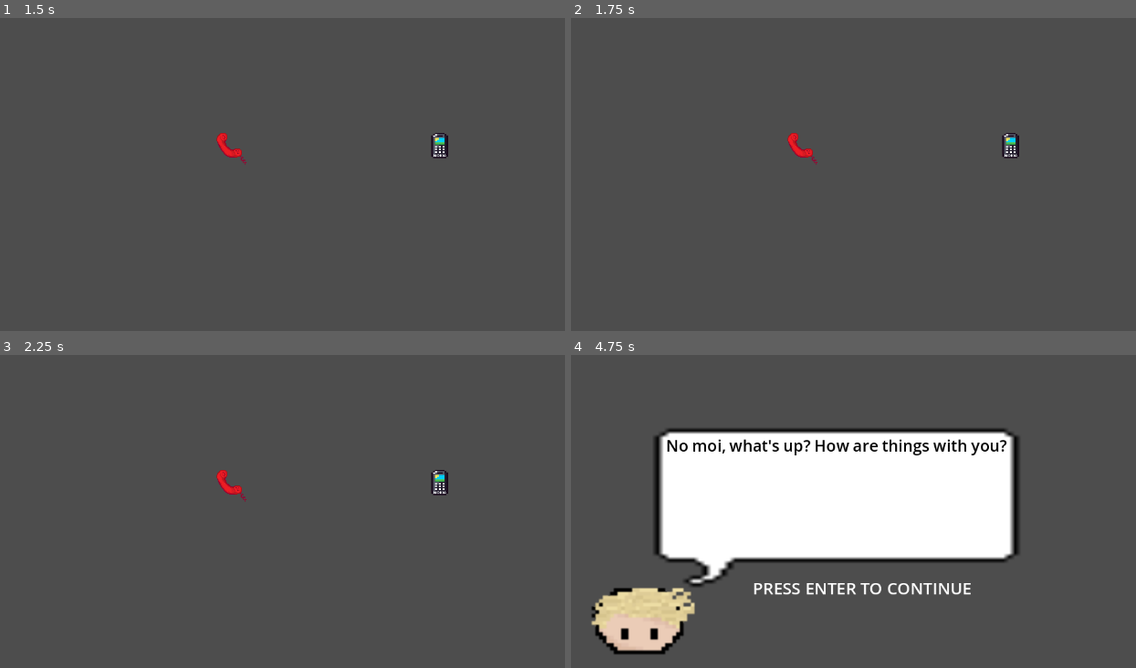
Above: before the commit, frames 1-4 (two rows, left to right).
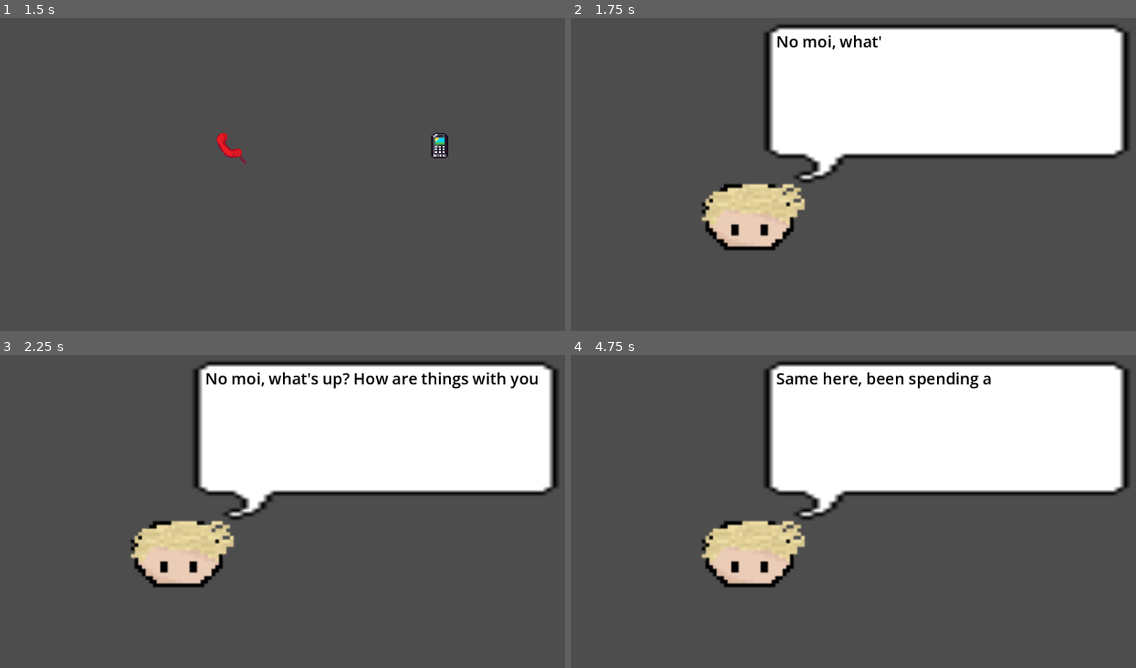
Above: after the commit, the same moments.

Repository: Orozon64/The-Sauna-Pact
Game: Godot game, scene res://scenes/main_menu.tscn
Two runs of this game, one before a commit and one after it. Both use one fixed random seed, a clock stepped at 60 frames per second and the inputs below.
Inputs:
- Up to frame 1 (1.5 s): click "Play" at 0.5 s; tap Enter (advance_dialogue) at 1.25 s; hold D (move_right) from 1.28 s (still down); tap E (item_interact) at 1.35 s
- Up to frame 2 (1.75 s): keep holding D (move_right)
- Up to frame 3 (2.25 s): tap Space at 2 s; release D (move_right) at 2.03 s; hold S (move_down) from 2.03 s (still down); tap Enter (advance_dialogue) at 2.1 s
- Up to frame 4 (4.75 s): tap E (item_interact) at 2.3, 2.85, 3.6, 4.55 s; tap Enter (advance_dialogue) at 2.75, 4.25, 4.35 s; release S (move_down) at 2.78 s; hold D (move_right) 2.78-3.53 s; hold W (move_up) 3.53-4.28 s; hold A (move_left) from 4.28 s (still down)

Frame 1 is identical in both runs. In frame 2, 30% of the frame differs, in the area x 23-99%, y 2-75%; in frame 3, 30%; in frame 4, 43%, in the area x 3-99%, y 2-96%.

Commit message:
more work on item pick up; added more scene transitions

Diff:
--- a/scenes/dialogue_window.tscn
+++ b/scenes/dialogue_window.tscn
@@ -37,7 +37,7 @@
 "speed": 5.0
 }]
 
-[node name="Control" type="Control" unique_id=1013493677]
+[node name="DialogueControl" type="Control" unique_id=1013493677]
 layout_mode = 3
 anchors_preset = 8
 anchor_left = 0.5
@@ -77,6 +77,7 @@
 animation = &"RudolfTalk"
 
 [node name="AdvanceTipLabel" type="Label" parent="." unique_id=16277458]
+visible = false
 layout_mode = 0
 offset_left = -86.0
 offset_top = 52.0
--- a/scenes/finnish_map.tscn
+++ b/scenes/finnish_map.tscn
@@ -8,6 +8,7 @@
 [ext_resource type="PackedScene" uid="uid://dsb1n48yjysol" path="res://scenes/stones.tscn" id="6_et5ik"]
 [ext_resource type="PackedScene" uid="uid://dlah7vce3xvpw" path="res://scenes/furnace.tscn" id="7_u3hsj"]
 [ext_resource type="Texture2D" uid="uid://cf1ay00jcm2u8" path="res://images/placeholders/construction_site.png" id="8_mbhtb"]
+[ext_resource type="Texture2D" uid="uid://c4r4dxcfcy4iw" path="res://images/sprites/caveEntrance.png" id="9_3r76t"]
 
 [sub_resource type="TileSetAtlasSource" id="TileSetAtlasSource_et5ik"]
 texture = ExtResource("5_innq6")
@@ -25,6 +26,9 @@
 
 [sub_resource type="RectangleShape2D" id="RectangleShape2D_mbhtb"]
 size = Vector2(105, 106)
+
+[sub_resource type="RectangleShape2D" id="RectangleShape2D_3r76t"]
+size = Vector2(55, 40)
 
 [node name="FinnishRootNode" type="Node2D" unique_id=1442898411]
 script = ExtResource("1_c8lps")
@@ -49,7 +53,7 @@
 shape = SubResource("RectangleShape2D_mbhtb")
 
 [node name="WoodArea" parent="." unique_id=616569336 instance=ExtResource("2_avsef")]
-position = Vector2(341, 333)
+position = Vector2(341, 283)
 scale = Vector2(0.49661088, 0.49661088)
 script = ExtResource("3_f626w")
 
@@ -58,8 +62,18 @@
 script = ExtResource("3_f626w")
 
 [node name="FurnaceArea" parent="." unique_id=1491667833 instance=ExtResource("7_u3hsj")]
-position = Vector2(463, 241)
+position = Vector2(214, 157)
 script = ExtResource("3_f626w")
 
 [node name="FinnCharacter" parent="." unique_id=486509689 instance=ExtResource("1_sn4dv")]
 motion_mode = 1
+
+[node name="Area2D" type="Area2D" parent="." unique_id=2073674509]
+position = Vector2(548, 172)
+
+[node name="Sprite2D" type="Sprite2D" parent="Area2D" unique_id=285204869]
+texture = ExtResource("9_3r76t")
+
+[node name="CollisionShape2D" type="CollisionShape2D" parent="Area2D" unique_id=521637270]
+position = Vector2(-3.5, 3)
+shape = SubResource("RectangleShape2D_3r76t")
--- a/scenes/intro_scene.tscn
+++ b/scenes/intro_scene.tscn
@@ -1,7 +1,6 @@
 [gd_scene format=3 uid="uid://dy07kj4gdjrs0"]
 
 [ext_resource type="Script" uid="uid://c870svib6gnu3" path="res://scripts/intro_scene.gd" id="1_jkhwn"]
-[ext_resource type="PackedScene" uid="uid://1i5vnxbi5l12" path="res://scenes/dialogue_window.tscn" id="1_xmg1o"]
 [ext_resource type="Texture2D" uid="uid://bkc4tp8b07cto" path="res://images/sprites/PolskiPhone.png" id="2_0y5sa"]
 [ext_resource type="Texture2D" uid="uid://k7ptyfc5jhw8" path="res://images/sprites/FinFinPhone.png" id="3_gsw8x"]
 
@@ -30,12 +29,6 @@
 [node name="IntroScene" type="Node2D" unique_id=975035797]
 script = ExtResource("1_jkhwn")
 
-[node name="DialogueControl" parent="." unique_id=1013493677 instance=ExtResource("1_xmg1o")]
-offset_left = 402.0
-offset_top = 430.0
-offset_right = 402.0
-offset_bottom = 430.0
-
 [node name="PolishPhoneSprite" type="AnimatedSprite2D" parent="." unique_id=645759387]
 position = Vector2(392, 331)
 sprite_frames = SubResource("SpriteFrames_gsw8x")
--- a/scenes/main_menu.tscn
+++ b/scenes/main_menu.tscn
@@ -32,3 +32,5 @@
 visible = false
 layout_mode = 2
 text = "Return"
+
+[node name="Sprite2D" type="Sprite2D" parent="." unique_id=782590493]
--- a/scenes/polish_map.tscn
+++ b/scenes/polish_map.tscn
@@ -8,6 +8,9 @@
 [ext_resource type="Texture2D" uid="uid://bl8sf0rgv7wxc" path="res://images/placeholders/tilemap_placeholder.png" id="6_5flhr"]
 [ext_resource type="PackedScene" uid="uid://b5d4fabfah5by" path="res://scenes/oil.tscn" id="7_167yp"]
 [ext_resource type="PackedScene" uid="uid://cr2j1mv1snm6q" path="res://scenes/lavender.tscn" id="8_6qxas"]
+[ext_resource type="Texture2D" uid="uid://o5dowhtvpp1b" path="res://images/sprites/Airport.png" id="9_xpv0b"]
+[ext_resource type="Texture2D" uid="uid://buxip6hvbpm6k" path="res://images/sprites/Plane.png" id="10_dq56n"]
+[ext_resource type="Texture2D" uid="uid://b51nhl47r8lvc" path="res://images/sprites/Casino.png" id="11_d0c66"]
 
 [sub_resource type="TileSetAtlasSource" id="TileSetAtlasSource_167yp"]
 texture = ExtResource("6_5flhr")
@@ -28,6 +31,12 @@
 physics_layer_0/collision_layer = 1
 sources/1 = SubResource("TileSetAtlasSource_167yp")
 
+[sub_resource type="RectangleShape2D" id="RectangleShape2D_xpv0b"]
+size = Vector2(129, 96)
+
+[sub_resource type="RectangleShape2D" id="RectangleShape2D_u03f7"]
+size = Vector2(96, 67)
+
 [node name="PolishRootNode" type="Node2D" unique_id=1428940587]
 script = ExtResource("1_7velx")
 
@@ -43,6 +52,16 @@
 tile_set = SubResource("TileSet_6qxas")
 collision_visibility_mode = 1
 
+[node name="AirportArea" type="Area2D" parent="." unique_id=1053614381]
+position = Vector2(441, 48)
+
+[node name="Sprite2D" type="Sprite2D" parent="AirportArea" unique_id=1502205112]
+texture = ExtResource("9_xpv0b")
+
+[node name="CollisionShape2D" type="CollisionShape2D" parent="AirportArea" unique_id=1989444696]
+position = Vector2(-0.5, 5)
+shape = SubResource("RectangleShape2D_xpv0b")
+
 [node name="TowelArea" parent="." unique_id=1132617830 instance=ExtResource("2_qonml")]
 position = Vector2(54.000004, 297.99997)
 
@@ -57,4 +76,18 @@
 position = Vector2(122, 222)
 script = ExtResource("4_7velx")
 
+[node name="Sprite2D" type="Sprite2D" parent="." unique_id=1456070522]
+position = Vector2(482, 84)
+texture = ExtResource("10_dq56n")
+
+[node name="CasinoArea" type="Area2D" parent="." unique_id=1111923129]
+position = Vector2(264, 109)
+
+[node name="Sprite2D" type="Sprite2D" parent="CasinoArea" unique_id=745613713]
+texture = ExtResource("11_d0c66")
+
+[node name="CollisionShape2D" type="CollisionShape2D" parent="CasinoArea" unique_id=1524276284]
+position = Vector2(0, -1.5)
+shape = SubResource("RectangleShape2D_u03f7")
+
 [node name="PoleCharacter" parent="." unique_id=68490889 instance=ExtResource("2_g2vl7")]
--- a/scripts/dialogue_manager.gd
+++ b/scripts/dialogue_manager.gd
@@ -18,6 +18,7 @@
 
 # Called when the node enters the scene tree for the first time.
 func _ready() -> void:
+	position = get_viewport_rect().get_center()
 	match scene_id:
 		0:
 			next_scene = "tutorial"
--- a/scripts/intro_scene.gd
+++ b/scripts/intro_scene.gd
@@ -3,23 +3,18 @@
 
 # Called when the node enters the scene tree for the first time.
 func _ready() -> void:
-	$DialogueControl.hide()
 	$PolishPhoneSprite.animation = "Ring"
 	$FinnishPhoneSprite.animation = "Ring"
 
 	$PolishPhoneSprite.play()
 	$FinnishPhoneSprite.play()
-	get_tree().create_timer(4.0).timeout.connect(timeout)
+	get_tree().create_timer(1.0).timeout.connect(timeout)
 
-
-
-# Called every frame. 'delta' is the elapsed time since the previous frame.
-func _process(delta: float) -> void:
-	pass
 
 func timeout():
 	$PolishPhoneSprite.stop()
 	$FinnishPhoneSprite.stop()
 	$PolishPhoneSprite.hide()
 	$FinnishPhoneSprite.hide()
-	$DialogueControl.show()
+	var dialogue_window = preload("res://scenes/dialogue_window.tscn")
+	add_child(dialogue_window.instantiate())
--- a/scripts/player.gd
+++ b/scripts/player.gd
@@ -12,7 +12,11 @@
 
 var is_on_construction_site
 
-signal item_placed(args)
+var is_on_airport
+
+var is_on_casino
+
+signal item_placed(item_name)
 
 # Called when the node enters the scene tree for the first time.
 func _ready() -> void:
@@ -23,7 +27,6 @@
 	var current_character_save_data = complete_save_data.get(character_name)
 	print(current_character_save_data)
 	position = current_character_save_data.get("position")
-	#inventory = current_character_save_data.get("inventory")
 
 	screen_size = get_viewport_rect().size
 
@@ -61,27 +64,36 @@
 
 	last_played_anim = 	$PlayerSprite.animation
 
-	if Input.is_action_just_pressed("item_interact") and is_on_construction_site and touched_item_name == "Furnace":
-		#make the furnace appear on the site
-		pass
+	if Input.is_action_just_pressed("item_interact"):
+		if is_on_construction_site and (touched_item_name == "Furnace" or touched_item_name == "Stones"):
+			item_placed.emit(touched_item_name)
+		if is_on_airport and touched_item_name == "Beer":
+			get_tree().change_scene_to_file("res://scenes/flying.tscn")
+		if is_on_casino:
+			get_tree().change_scene_to_file("res://scenes/casino_minigame.tscn")
 
-func _on_item_picked_up(item_name):
+func _on_item_picked_up(item_name): #this entire function feels very unoptimized, try to smmoothen it out
 	touched_item_name = item_name.replace("Area", "")
 	print(touched_item_name + " found!")
 	if !((touched_item_name == "Oil" and last_item != "Lavender") or (touched_item_name == "Lavender" and last_item != "Oil")):
+
 		if touched_item_name == "Oil" or touched_item_name == "Lavender":
 			last_item = "Sauna oil"
 		else:
 			last_item = touched_item_name
+
 		var current_scene_save_data = {"position":position, "last_item":last_item}
 		complete_save_data.set(character_name, current_scene_save_data)
 		var file = FileAccess.open("res://save_game.data", FileAccess.WRITE)
 		file.store_var(complete_save_data)
 		file.close()
-		if get_parent().name == "FinnishRootNode":
-			get_tree().change_scene_to_file("res://scenes/polish_map.tscn")
-		else:
-			get_tree().change_scene_to_file("res://scenes/finnish_map.tscn")
+
+		if touched_item_name != "Furnace" and touched_item_name != "Stones" and touched_item_name != "Beer":
+			if get_parent().name == "FinnishRootNode":
+				get_tree().change_scene_to_file("res://scenes/polish_map.tscn")
+			else:
+				get_tree().change_scene_to_file("res://scenes/finnish_map.tscn")
+
 	else:
 		last_item = touched_item_name
 
@@ -90,3 +102,15 @@
 
 func _on_exit_construction_site(args):
 	is_on_construction_site = false
+
+func _on_enter_airport(args):
+	is_on_airport = true
+
+func _on_exit_airport(args):
+	is_on_airport = false
+
+func _on_enter_casino(args):
+	is_on_casino = true
+
+func _on_exit_casino(args):
+	is_on_casino = false
--- a/scripts/signal_manager.gd
+++ b/scripts/signal_manager.gd
@@ -12,36 +12,58 @@
 			last_item = file.get_var().get("Finn").get("last_item")
 			items_for_current_player = ["Wood", "Furnace", "Stones"]
 			player = $FinnCharacter
-			$ConstructionArea.area_entered.connect(player._on_enter_construction_site)
-			$ConstructionArea.area_exited.connect(player._on_exit_construction_site)
+			player.item_placed.connect(place_item)
+			$ConstructionArea.body_entered.connect(player._on_enter_construction_site)
+			$ConstructionArea.body_exited.connect(player._on_exit_construction_site)
+
 
 		"PolishRootNode":
 			last_item = file.get_var().get("Pole").get("last_item")
 			items_for_current_player = ["Towel", "Sauna oil", "Beer"]
 			player = $PoleCharacter
+			$AirportArea.body_entered.connect(player._on_enter_airport)
+			$AirportArea.body_exited.connect(player._on_exit_airport)
 
-	if last_item == "":
-		current_item_name = items_for_current_player[0]
-	else:
-		current_item_name = items_for_current_player[items_for_current_player.find(last_item) + 1]
-	if current_item_name == "Sauna oil":
-		var first_item = $OilArea
-		first_item.show()
-		get_node(first_item.name+"/CollisionShape2D").disabled = false
-		first_item.picked_up.connect(player._on_item_picked_up)
-		var second_item = $LavenderArea
-		second_item.show()
-		get_node(second_item.name+"/CollisionShape2D").disabled = false
-		second_item.picked_up.connect(player._on_item_picked_up)
-	else:
-		var current_item = get_node(current_item_name+"Area")
-		current_item.show()
-		get_node(current_item_name+"Area/CollisionShape2D").disabled = false
-		current_item.picked_up.connect(player._on_item_picked_up)
+			$CasinoArea.body_entered.connect(player._on_enter_casino)
+			$CasinoArea.body_exited.connect(player._on_exit_casino)
+
+	if last_item != items_for_current_player[-1]:
+		if last_item == "":
+			current_item_name = items_for_current_player[0]
+
+		else:
+			current_item_name = items_for_current_player[items_for_current_player.find(last_item) + 1]
+			if last_item == "Furnace":
+				$FurnaceArea.position = Vector2(467.332, 241.607)
+				$FurnaceArea.show()
+		if current_item_name == "Sauna oil":
+			var first_item = $OilArea
+			first_item.show()
+			get_node(first_item.name+"/CollisionShape2D").disabled = false
+			first_item.picked_up.connect(player._on_item_picked_up)
+			var second_item = $LavenderArea
+			second_item.show()
+			get_node(second_item.name+"/CollisionShape2D").disabled = false
+			second_item.picked_up.connect(player._on_item_picked_up)
+		else:
+			var current_item = get_node(current_item_name+"Area")
+			current_item.show()
+			get_node(current_item_name+"Area/CollisionShape2D").disabled = false
+			current_item.picked_up.connect(player._on_item_picked_up)
 
 	file.close()
 
 
-# Called every frame. 'delta' is the elapsed time since the previous frame.
-func _process(delta: float) -> void:
-	pass
+func place_item(item_name):
+	match item_name:
+		"Furnace":
+			$FurnaceArea.position = Vector2(467.332, 241.607)
+			$FurnaceArea.show()
+			#then wait like half a sec so the player can see what they did
+			get_tree().create_timer(0.5).timeout.connect(item_placed_timeout)
+		"Stones":
+			$FurnaceArea/Sprite2D.texture = load("res://images/sprites/furnaceFilled.png")
+			get_tree().create_timer(0.5).timeout.connect(item_placed_timeout)
+
+func item_placed_timeout():
+	get_tree().change_scene_to_file("res://scenes/polish_map.tscn")
Not shown, changed: TODO.md
Not shown, changed: save_game.data
